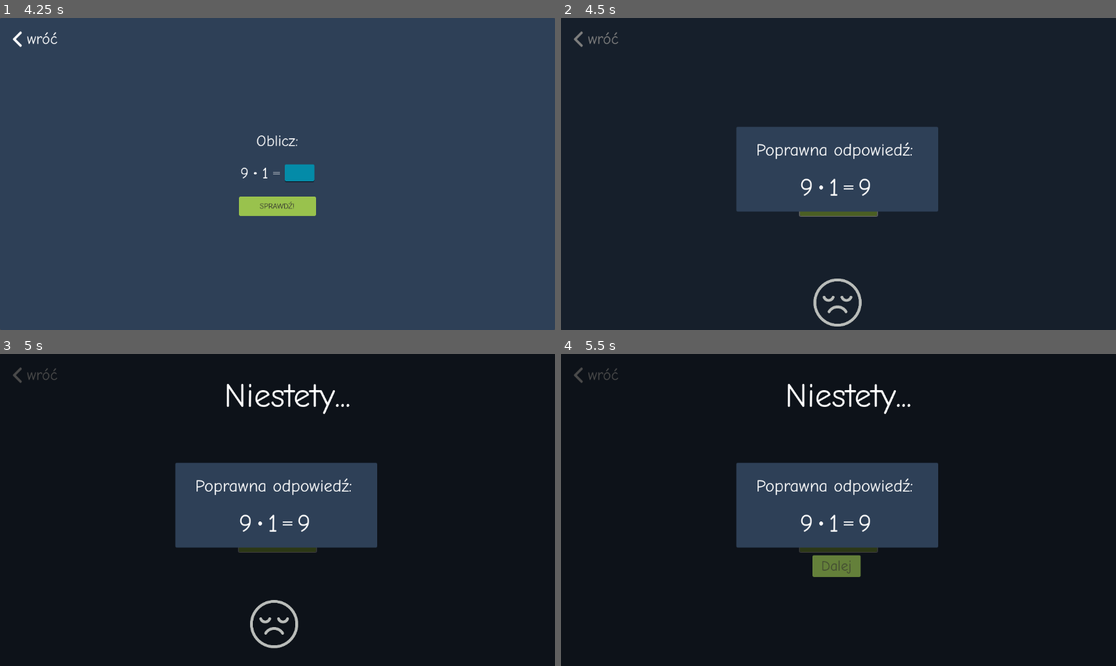
Above: before the commit, frames 1-4 (two rows, left to right).
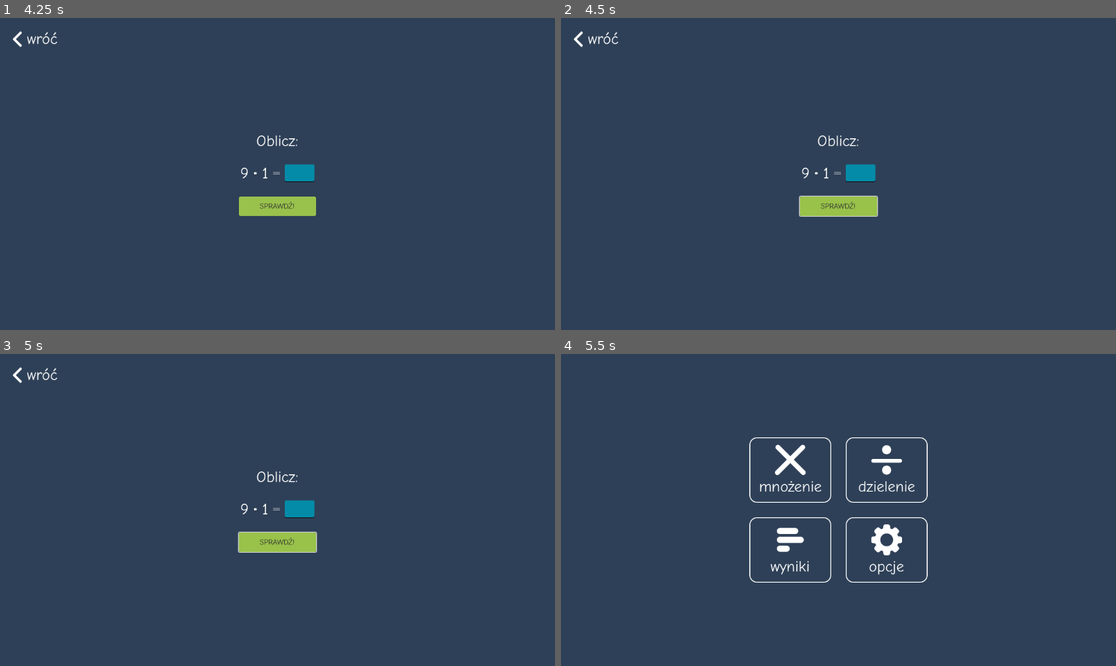
Above: after the commit, the same moments.

Repository: Ajver/tabliczka-mnozenia
Game: Godot game, scene res://src/MainMenu/MainMenu.tscn
The game is run twice, just before and just after one commit, with the same random seed, the same clock (stepped at 60 frames per second) and the same inputs.
Inputs (mouse positions are in pixels of both pictures, inside the frame that each line leads up to):
- Up to frame 1 (4.25 s): click (227, 133) at 0.52 s; click (299, 174) at 1.27 s; type "12" at 1.35 s; click "SPRAWDŹ!" at 2 s; click "SPRAWDŹ!" at 2.75 s; click "Dalej" at 3.5 s
- Up to frame 2 (4.5 s): click "SPRAWDŹ!" at 4.25 s
- Up to frame 3 (5 s): no input
- Up to frame 4 (5.5 s): click (594, 375) at 5 s

Frame 1 is identical in both runs. In frame 2, 92% of the frame differs, in the area x 0-100%, y 0-100%; in frame 3, 92%; in frame 4, 92%.

Commit message:
Only check answer if anything is written (ignore empty strings)

Diff:
--- a/project/src/Dividing/Dividing.gd
+++ b/project/src/Dividing/Dividing.gd
@@ -39,6 +39,11 @@
 		return
 
 	var answer_text : String = answer_line_edit.text
+
+	if answer_text.strip_edges() == "":
+		# No text input
+		return
+
 	var answer_int : int = answer_text.to_int()
 	var is_correct = question_generator.check(answer_int)
 
--- a/project/src/Multiplying/Multiplying.gd
+++ b/project/src/Multiplying/Multiplying.gd
@@ -38,6 +38,11 @@
 		return
 
 	var answer_text : String = answer_line_edit.text
+
+	if answer_text.strip_edges() == "":
+		# No text input
+		return
+
 	var answer_int : int = answer_text.to_int()
 	var is_correct = question_generator.check(answer_int)
 
